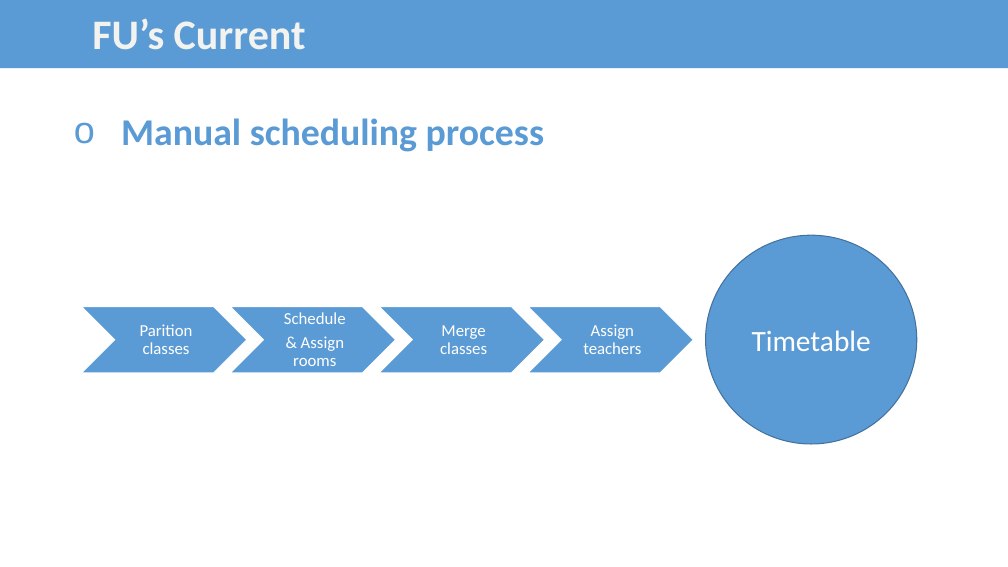
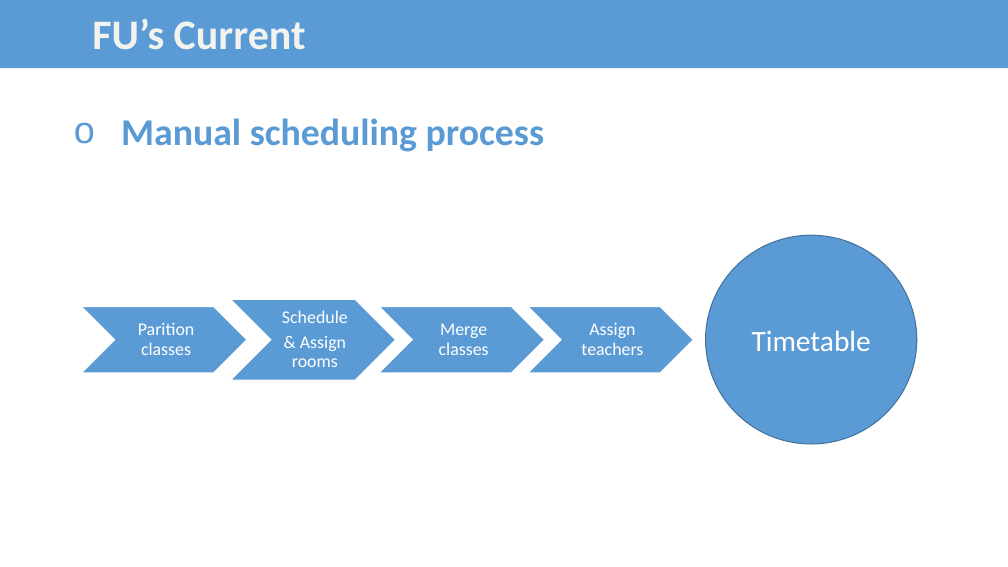
Before and after one commit to bee-lullaby/FinalProject, a slide deck: slide 4 of Documents/FUTimetabling_Presentation_Ver4.pptx. Drawn at 1008x567 pixels with LibreOffice and Linux fonts; fonts in the diff are those of the drawing. Boxes give left, top, right and bottom in pixels: in the first picture for what was removed or moved away, otherwise in the second. Text is boxed around its words. In the diff, an @@ line names an element or a change of style, - is before the commit and + after.

```diff
--- a/Documents/FUTimetabling_Presentation_Ver4.pptx
+++ b/Documents/FUTimetabling_Presentation_Ver4.pptx
@@ chevron: place and size @@
-chevron at [231, 307, 396, 373]
+chevron at [231, 299, 396, 380]
@@ size 16 to 17 pt in 4 elements at [138, 322, 194, 355], [439, 323, 489, 355], [581, 323, 643, 355], [282, 310, 348, 367] @@
```
Also in this commit, not shown: 24 other slides changed, 1 slide added, 4 other files.
